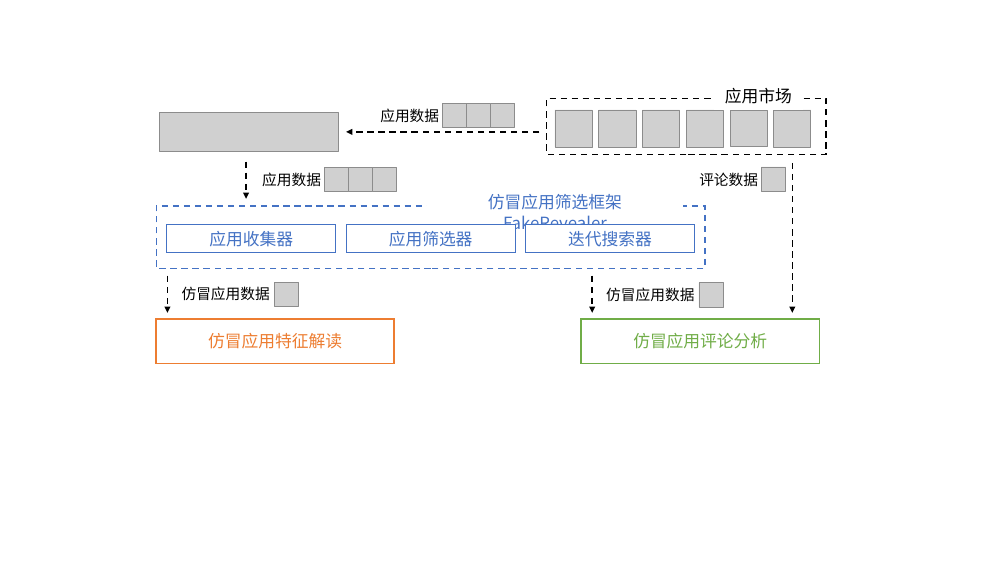
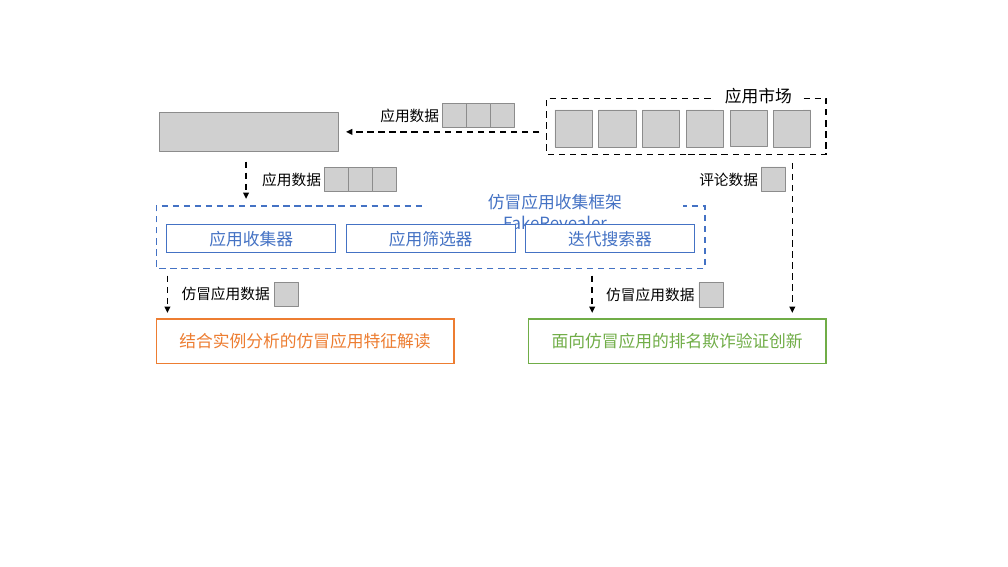
Before and after one commit to miniminiwhite/master-thesis, a slide deck: slide 3 of edwin_2019/Figures/edwin-overview.pptx. Drawn at 1008x567 pixels with LibreOffice and Linux fonts; fonts in the diff are those of the drawing; grey boxes stand for pictures. Boxes give left, top, right and bottom in pixels: in the first picture for what was removed or moved away, otherwise in the second. Text is boxed around its words. In the diff, an @@ line names an element or a change of style, - is before the commit and + after.

```diff
--- a/edwin_2019/Figures/edwin-overview.pptx
+++ b/edwin_2019/Figures/edwin-overview.pptx
@@ text at [488, 194, 622, 234]: text changed @@
-仿冒应用筛选框架 FakeRevealer
+仿冒应用收集框架 FakeRevealer
@@ rectangle "结合实例分析的仿冒应用特征解读": place and size @@
-rectangle "结合实例分析的仿冒应用特征解读" at [157, 319, 395, 364]
+rectangle "结合实例分析的仿冒应用特征解读" at [157, 319, 454, 364]
@@ rectangle "面向仿冒应用的排名欺诈验证创新": place and size @@
-rectangle "面向仿冒应用的排名欺诈验证创新" at [582, 319, 820, 364]
+rectangle "面向仿冒应用的排名欺诈验证创新" at [529, 319, 827, 364]
@@ text in rectangle at [179, 333, 430, 349]: text changed @@
-仿冒应用特征解读
+结合实例分析的仿冒应用特征解读
@@ text in rectangle at [552, 333, 803, 349]: text changed @@
-仿冒应用评论分析
+面向仿冒应用的排名欺诈验证创新
```
Also in this commit, not shown: 8 other files.
